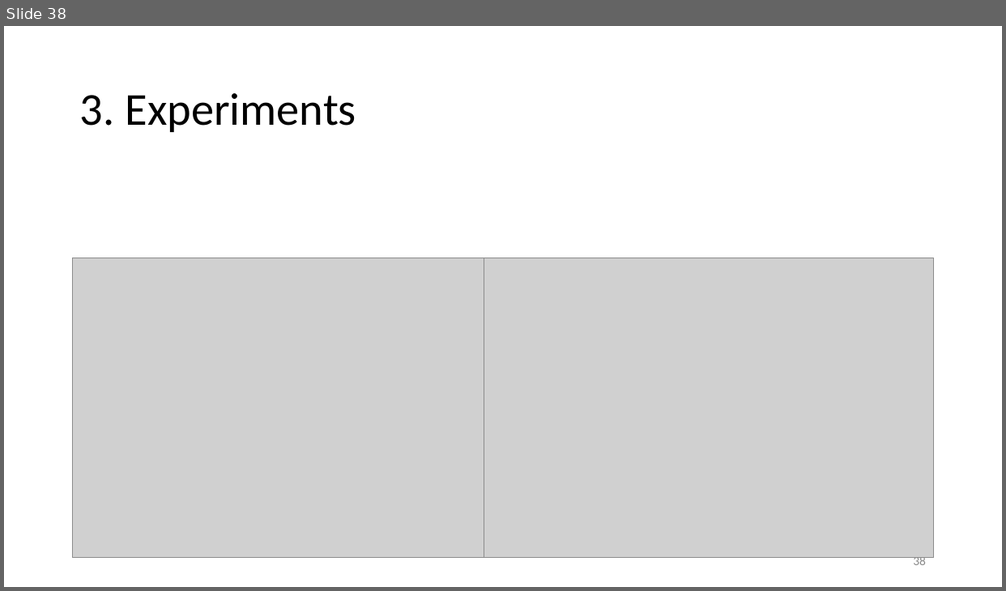
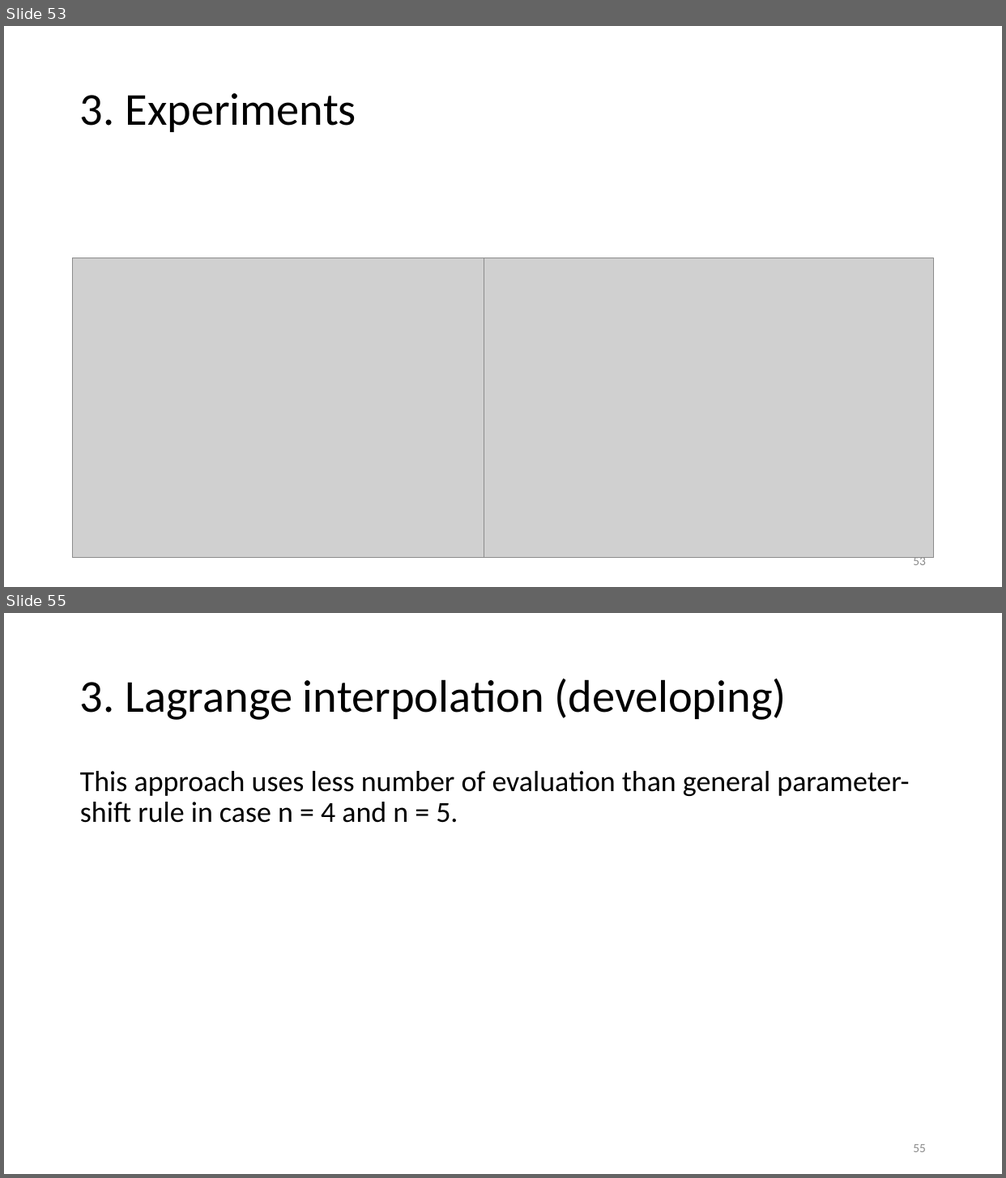
Before and after one commit to vutuanhai237/CourseMaterialsUIT, a slide deck: SExxx-Programming for quantum computer/Slide/x. Quantum Gradient.pptx. Shown one above the other, each under a label of ours: slide 38 before the commit, slides 53 and 55 after it; the slides between them are not shown. The pictures are 1006x591 and 1006x1178 pixels, drawn with LibreOffice and Linux fonts; fonts in the diff are those of the drawing; grey boxes stand for pictures. Boxes give left, top, right and bottom in pixels: in the first picture for what was removed or moved away, otherwise in the second. Text is boxed around its words. In the diff, an @@ line names an element or a change of style, - is before the commit and + after.

```diff
--- a/SExxx-Programming for quantum computer/Slide/x. Quantum Gradient.pptx
+++ b/SExxx-Programming for quantum computer/Slide/x. Quantum Gradient.pptx
@@ slide 55 added at <box>4,613,1002,1174</box>, background #FFFFFF @@
@@ title added at <box>80,679,786,720</box>, 44 pt, text #000000 @@
+3. Lagrange interpolation (developing)
@@ text added at <box>80,771,909,823</box>, 28 pt, text #000000 @@
+This approach uses less number of evaluation than general parameter-shift rule in case n = 4 and n = 5.
@@ page number added at <box>913,1144,926,1152</box>, 12 pt, text #8C8C8C @@
+55
@@ what was slide 38 is now slide 53 @@
@@ page number at <box>913,555,926,565</box>: text changed @@
-38
+53
```
Also in this commit, not shown: 15 slides changed, 34 other slides added, 20 other files.
